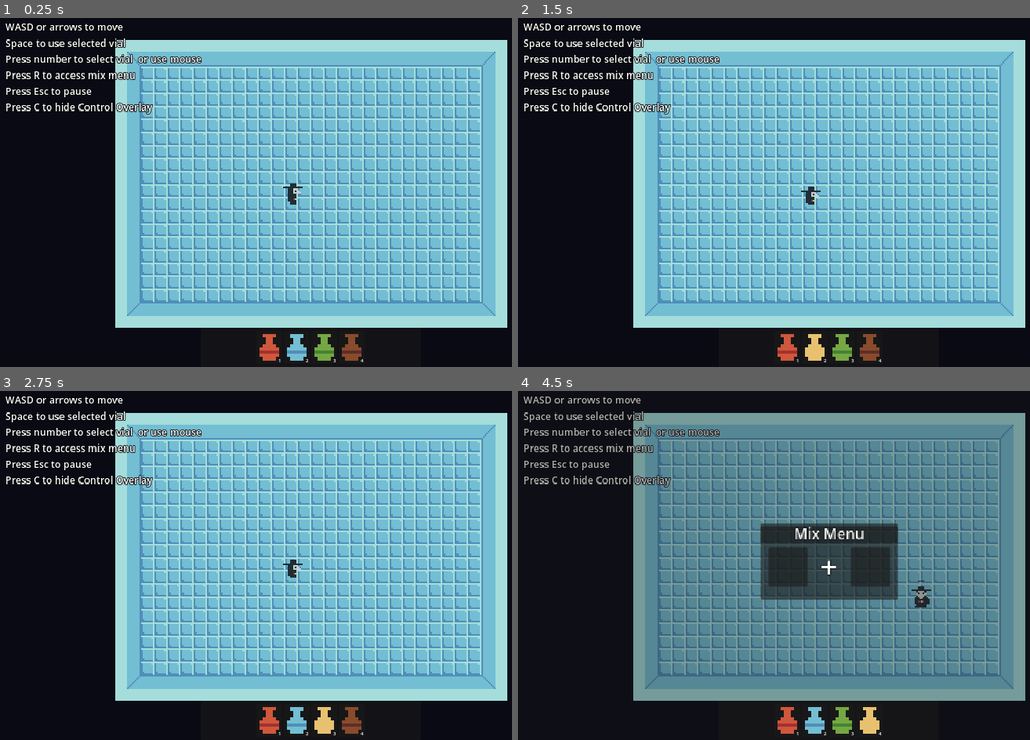
Above: before the commit, frames 1-4 (two rows, left to right).
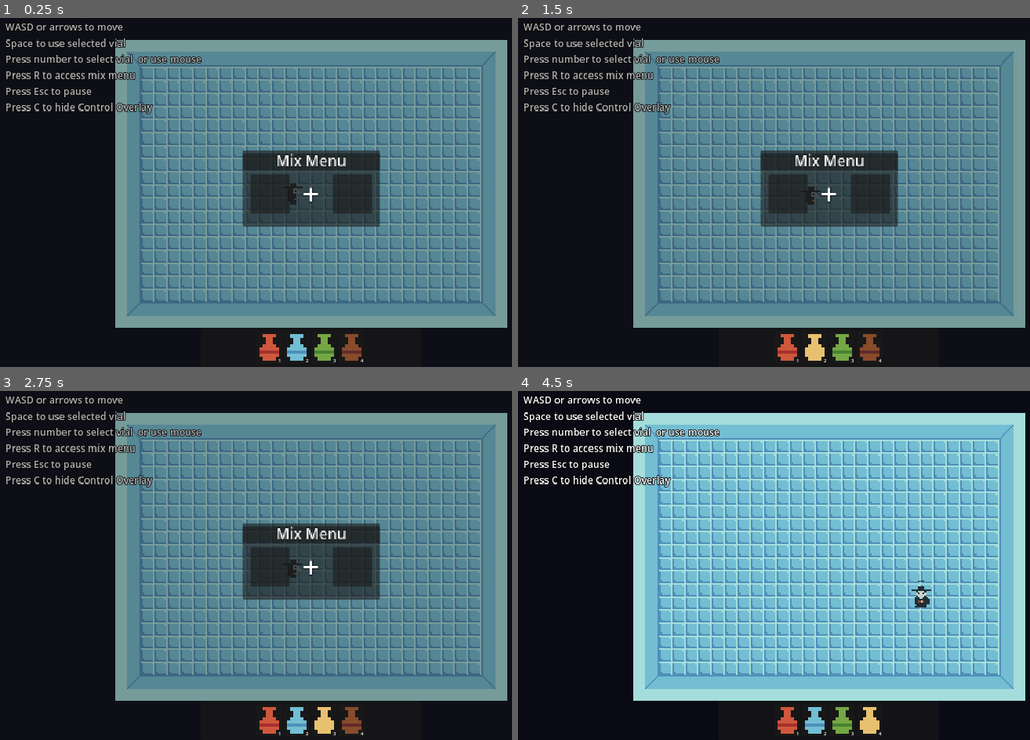
Above: after the commit, the same moments.

Repository: brokenskygames/pirate_jam_15
Game: Godot game, scene res://rooms/test_room_1.tscn
The game is run twice, just before and just after one commit, with the same random seed, the same clock (stepped at 60 frames per second) and the same inputs.
Inputs:
- Up to frame 1 (0.25 s): no input
- Up to frame 2 (1.5 s): click "1" at 0.5 s; click "2" at 1.25 s
- Up to frame 3 (2.75 s): click "3" at 2 s
- Up to frame 4 (4.5 s): click "4" at 2.75 s; tap R (open_mix_menu) at 3.5 s; hold Right (ui_right) 3.53-4.28 s; hold C (control_overlay) 3.53-4.28 s; hold Down (ui_down) from 4.28 s (still down); tap C (control_overlay) at 4.35 s

The runs differ from the first frame. In frame 1, 64% of the frame differs, in the area x 1-100%, y 1-89%; in frame 2, 64%; in frame 3, 64%; in frame 4, 64%.

Commit message:
Updated Master Mix Menu

Diff:
--- a/UI/HUD/hud.tscn
+++ b/UI/HUD/hud.tscn
@@ -1,13 +1,13 @@
 [gd_scene load_steps=9 format=3 uid="uid://477gakkela1w"]
 
 [ext_resource type="Script" path="res://UI/HUD/hud.gd" id="1_6av76"]
-[ext_resource type="Texture2D" uid="uid://dus5aya120jhq" path="res://assets/art/items/vial.png" id="1_f4ua7"]
 [ext_resource type="Texture2D" uid="uid://bdu18v3lprylu" path="res://assets/art/items/via_pressed.png" id="2_ovml3"]
 [ext_resource type="Texture2D" uid="uid://bocvyqunbm3v6" path="res://assets/art/items/red_vial.png" id="2_rqvgt"]
 [ext_resource type="Texture2D" uid="uid://dp6v4hfwa7e3u" path="res://assets/art/items/vial_hover.png" id="3_l0t3w"]
 [ext_resource type="Texture2D" uid="uid://c0xv1o06cev0t" path="res://assets/art/items/blue_vial.png" id="5_tmcuc"]
 [ext_resource type="Texture2D" uid="uid://dnhnh5xvnwvav" path="res://assets/art/items/green_vial.png" id="6_rgrq4"]
 [ext_resource type="Texture2D" uid="uid://xyn6iwn6pqu8" path="res://assets/art/items/brown_vial.png" id="7_sux4n"]
+[ext_resource type="Texture2D" uid="uid://clo6706pa3mgw" path="res://assets/art/items/purple_vial.png" id="8_1cbnb"]
 
 [node name="HUD" type="CanvasLayer"]
 layer = 10
@@ -181,14 +181,13 @@
 
 [node name="VialSelect5" type="TextureButton" parent="Panel/MarginContainer/HBoxContainer/VialPanel5"]
 unique_name_in_owner = true
-self_modulate = Color(0.485029, 0.198574, 0.725418, 1)
-layout_mode = 1
-anchors_preset = 15
-anchor_right = 1.0
-anchor_bottom = 1.0
-grow_horizontal = 2
-grow_vertical = 2
-texture_normal = ExtResource("1_f4ua7")
+layout_mode = 1
+anchors_preset = 15
+anchor_right = 1.0
+anchor_bottom = 1.0
+grow_horizontal = 2
+grow_vertical = 2
+texture_normal = ExtResource("8_1cbnb")
 texture_pressed = ExtResource("2_ovml3")
 texture_hover = ExtResource("3_l0t3w")
 stretch_mode = 5
--- /dev/null
+++ b/UI/menus/master_mix_menu.tscn
@@ -0,0 +1,194 @@
+[gd_scene load_steps=9 format=3 uid="uid://bd6d45p0xg8q7"]
+
+[ext_resource type="Texture2D" uid="uid://bocvyqunbm3v6" path="res://assets/art/items/red_vial.png" id="1_8tvtm"]
+[ext_resource type="Texture2D" uid="uid://bdu18v3lprylu" path="res://assets/art/items/via_pressed.png" id="2_f1vam"]
+[ext_resource type="Texture2D" uid="uid://dnhnh5xvnwvav" path="res://assets/art/items/green_vial.png" id="2_ngwvq"]
+[ext_resource type="Texture2D" uid="uid://xyn6iwn6pqu8" path="res://assets/art/items/brown_vial.png" id="3_8tyt1"]
+[ext_resource type="Texture2D" uid="uid://dp6v4hfwa7e3u" path="res://assets/art/items/vial_hover.png" id="3_e8yry"]
+[ext_resource type="Texture2D" uid="uid://c0xv1o06cev0t" path="res://assets/art/items/blue_vial.png" id="4_tb5sj"]
+
+[sub_resource type="LabelSettings" id="LabelSettings_a8thm"]
+font_size = 30
+outline_size = 6
+outline_color = Color(0, 0, 0, 1)
+
+[sub_resource type="LabelSettings" id="LabelSettings_typuu"]
+font_size = 60
+outline_size = 4
+outline_color = Color(0, 0, 0, 1)
+
+[node name="MasterMixMenu" type="CanvasLayer"]
+
+[node name="BackgroundPanel" type="Panel" parent="."]
+self_modulate = Color(1, 1, 1, 0.513726)
+anchors_preset = 15
+anchor_right = 1.0
+anchor_bottom = 1.0
+grow_horizontal = 2
+grow_vertical = 2
+
+[node name="CenterContainer" type="CenterContainer" parent="BackgroundPanel"]
+layout_mode = 1
+anchors_preset = 15
+anchor_right = 1.0
+anchor_bottom = 1.0
+offset_right = -641.0
+offset_bottom = -362.0
+grow_horizontal = 2
+grow_vertical = 2
+scale = Vector2(1.5, 1.5)
+
+[node name="Panel" type="Panel" parent="BackgroundPanel/CenterContainer"]
+custom_minimum_size = Vector2(400, 330)
+layout_mode = 2
+
+[node name="CenterContainer" type="CenterContainer" parent="BackgroundPanel/CenterContainer/Panel"]
+layout_mode = 1
+anchors_preset = 15
+anchor_right = 1.0
+anchor_bottom = 1.0
+grow_horizontal = 2
+grow_vertical = 2
+
+[node name="VBoxContainer" type="VBoxContainer" parent="BackgroundPanel/CenterContainer/Panel/CenterContainer"]
+layout_mode = 2
+theme_override_constants/separation = 10
+
+[node name="Panel" type="Panel" parent="BackgroundPanel/CenterContainer/Panel/CenterContainer/VBoxContainer"]
+custom_minimum_size = Vector2(0, 50)
+layout_mode = 2
+
+[node name="Label" type="Label" parent="BackgroundPanel/CenterContainer/Panel/CenterContainer/VBoxContainer/Panel"]
+layout_mode = 1
+anchors_preset = 15
+anchor_right = 1.0
+anchor_bottom = 1.0
+grow_horizontal = 2
+grow_vertical = 2
+text = "Master Mixer"
+label_settings = SubResource("LabelSettings_a8thm")
+horizontal_alignment = 1
+vertical_alignment = 1
+
+[node name="GridContainer" type="GridContainer" parent="BackgroundPanel/CenterContainer/Panel/CenterContainer/VBoxContainer"]
+layout_mode = 2
+columns = 3
+
+[node name="EmptySpace1" type="Panel" parent="BackgroundPanel/CenterContainer/Panel/CenterContainer/VBoxContainer/GridContainer"]
+self_modulate = Color(1, 1, 1, 0)
+custom_minimum_size = Vector2(80, 80)
+layout_mode = 2
+size_flags_horizontal = 4
+size_flags_vertical = 4
+
+[node name="Panel1" type="Panel" parent="BackgroundPanel/CenterContainer/Panel/CenterContainer/VBoxContainer/GridContainer"]
+custom_minimum_size = Vector2(80, 80)
+layout_mode = 2
+size_flags_horizontal = 4
+size_flags_vertical = 4
+
+[node name="FireVial" type="TextureButton" parent="BackgroundPanel/CenterContainer/Panel/CenterContainer/VBoxContainer/GridContainer/Panel1"]
+layout_mode = 1
+anchors_preset = 15
+anchor_right = 1.0
+anchor_bottom = 1.0
+grow_horizontal = 2
+grow_vertical = 2
+texture_normal = ExtResource("1_8tvtm")
+texture_pressed = ExtResource("2_f1vam")
+texture_hover = ExtResource("3_e8yry")
+stretch_mode = 0
+
+[node name="EmptySpace2" type="Panel" parent="BackgroundPanel/CenterContainer/Panel/CenterContainer/VBoxContainer/GridContainer"]
+self_modulate = Color(1, 1, 1, 0)
+custom_minimum_size = Vector2(80, 80)
+layout_mode = 2
+size_flags_horizontal = 4
+size_flags_vertical = 4
+
+[node name="Panel2" type="Panel" parent="BackgroundPanel/CenterContainer/Panel/CenterContainer/VBoxContainer/GridContainer"]
+custom_minimum_size = Vector2(80, 80)
+layout_mode = 2
+size_flags_horizontal = 4
+size_flags_vertical = 4
+
+[node name="AirVal" type="TextureButton" parent="BackgroundPanel/CenterContainer/Panel/CenterContainer/VBoxContainer/GridContainer/Panel2"]
+layout_mode = 1
+anchors_preset = 15
+anchor_right = 1.0
+anchor_bottom = 1.0
+grow_horizontal = 2
+grow_vertical = 2
+texture_normal = ExtResource("2_ngwvq")
+texture_pressed = ExtResource("2_f1vam")
+texture_hover = ExtResource("3_e8yry")
+stretch_mode = 0
+
+[node name="PlusMark" type="Panel" parent="BackgroundPanel/CenterContainer/Panel/CenterContainer/VBoxContainer/GridContainer"]
+self_modulate = Color(1, 1, 1, 0)
+custom_minimum_size = Vector2(80, 80)
+layout_mode = 2
+size_flags_horizontal = 4
+size_flags_vertical = 4
+
+[node name="Label" type="Label" parent="BackgroundPanel/CenterContainer/Panel/CenterContainer/VBoxContainer/GridContainer/PlusMark"]
+layout_mode = 1
+anchors_preset = 15
+anchor_right = 1.0
+anchor_bottom = 1.0
+grow_horizontal = 2
+grow_vertical = 2
+text = "+"
+label_settings = SubResource("LabelSettings_typuu")
+horizontal_alignment = 1
+vertical_alignment = 1
+
+[node name="Panel3" type="Panel" parent="BackgroundPanel/CenterContainer/Panel/CenterContainer/VBoxContainer/GridContainer"]
+custom_minimum_size = Vector2(80, 80)
+layout_mode = 2
+size_flags_horizontal = 4
+size_flags_vertical = 4
+
+[node name="EarthVial" type="TextureButton" parent="BackgroundPanel/CenterContainer/Panel/CenterContainer/VBoxContainer/GridContainer/Panel3"]
+layout_mode = 1
+anchors_preset = 15
+anchor_right = 1.0
+anchor_bottom = 1.0
+grow_horizontal = 2
+grow_vertical = 2
+texture_normal = ExtResource("3_8tyt1")
+texture_pressed = ExtResource("2_f1vam")
+texture_hover = ExtResource("3_e8yry")
+stretch_mode = 0
+
+[node name="EmptySpace4" type="Panel" parent="BackgroundPanel/CenterContainer/Panel/CenterContainer/VBoxContainer/GridContainer"]
+self_modulate = Color(1, 1, 1, 0)
+custom_minimum_size = Vector2(80, 80)
+layout_mode = 2
+size_flags_horizontal = 4
+size_flags_vertical = 4
+
+[node name="Panel4" type="Panel" parent="BackgroundPanel/CenterContainer/Panel/CenterContainer/VBoxContainer/GridContainer"]
+custom_minimum_size = Vector2(80, 80)
+layout_mode = 2
+size_flags_horizontal = 4
+size_flags_vertical = 4
+
+[node name="WaterVial" type="TextureButton" parent="BackgroundPanel/CenterContainer/Panel/CenterContainer/VBoxContainer/GridContainer/Panel4"]
+layout_mode = 1
+anchors_preset = 15
+anchor_right = 1.0
+anchor_bottom = 1.0
+grow_horizontal = 2
+grow_vertical = 2
+texture_normal = ExtResource("4_tb5sj")
+texture_pressed = ExtResource("2_f1vam")
+texture_hover = ExtResource("3_e8yry")
+stretch_mode = 0
+
+[node name="EmptySpace5" type="Panel" parent="BackgroundPanel/CenterContainer/Panel/CenterContainer/VBoxContainer/GridContainer"]
+self_modulate = Color(1, 1, 1, 0)
+custom_minimum_size = Vector2(80, 80)
+layout_mode = 2
+size_flags_horizontal = 4
+size_flags_vertical = 4
--- a/UI/menus/mix_menu.tscn
+++ b/UI/menus/mix_menu.tscn
@@ -14,7 +14,6 @@
 
 [node name="MixMenu" type="CanvasLayer"]
 process_mode = 1
-visible = false
 script = ExtResource("1_hff7h")
 
 [node name="Background" type="Panel" parent="."]
--- a/UI/menus/vial_menu.tscn
+++ /dev/null
@@ -1,151 +0,0 @@
-[gd_scene load_steps=3 format=3 uid="uid://dlul2vo55807s"]
-
-[ext_resource type="Texture2D" uid="uid://dus5aya120jhq" path="res://assets/art/items/vial.png" id="1_ed71f"]
-
-[sub_resource type="LabelSettings" id="LabelSettings_typuu"]
-font_size = 60
-outline_size = 4
-outline_color = Color(0, 0, 0, 1)
-
-[node name="VialMenu" type="CanvasLayer"]
-
-[node name="CenterContainer" type="CenterContainer" parent="."]
-anchors_preset = 15
-anchor_right = 1.0
-anchor_bottom = 1.0
-offset_right = 320.0
-offset_bottom = 176.0
-grow_horizontal = 2
-grow_vertical = 2
-scale = Vector2(0.5, 0.5)
-
-[node name="Panel" type="Panel" parent="CenterContainer"]
-custom_minimum_size = Vector2(260, 260)
-layout_mode = 2
-
-[node name="CenterContainer" type="CenterContainer" parent="CenterContainer/Panel"]
-layout_mode = 1
-anchors_preset = 15
-anchor_right = 1.0
-anchor_bottom = 1.0
-grow_horizontal = 2
-grow_vertical = 2
-
-[node name="GridContainer" type="GridContainer" parent="CenterContainer/Panel/CenterContainer"]
-layout_mode = 2
-columns = 3
-
-[node name="EmptySpace1" type="Panel" parent="CenterContainer/Panel/CenterContainer/GridContainer"]
-self_modulate = Color(1, 1, 1, 0)
-custom_minimum_size = Vector2(80, 80)
-layout_mode = 2
-size_flags_horizontal = 4
-size_flags_vertical = 4
-
-[node name="Panel1" type="Panel" parent="CenterContainer/Panel/CenterContainer/GridContainer"]
-custom_minimum_size = Vector2(80, 80)
-layout_mode = 2
-size_flags_horizontal = 4
-size_flags_vertical = 4
-
-[node name="FireVial" type="TextureButton" parent="CenterContainer/Panel/CenterContainer/GridContainer/Panel1"]
-modulate = Color(1, 0.133333, 0, 1)
-layout_mode = 1
-anchors_preset = 15
-anchor_right = 1.0
-anchor_bottom = 1.0
-grow_horizontal = 2
-grow_vertical = 2
-texture_normal = ExtResource("1_ed71f")
-stretch_mode = 0
-
-[node name="EmptySpace2" type="Panel" parent="CenterContainer/Panel/CenterContainer/GridContainer"]
-self_modulate = Color(1, 1, 1, 0)
-custom_minimum_size = Vector2(80, 80)
-layout_mode = 2
-size_flags_horizontal = 4
-size_flags_vertical = 4
-
-[node name="Panel2" type="Panel" parent="CenterContainer/Panel/CenterContainer/GridContainer"]
-custom_minimum_size = Vector2(80, 80)
-layout_mode = 2
-size_flags_horizontal = 4
-size_flags_vertical = 4
-
-[node name="AirVal" type="TextureButton" parent="CenterContainer/Panel/CenterContainer/GridContainer/Panel2"]
-modulate = Color(0.373475, 0.755144, 0.454405, 1)
-layout_mode = 1
-anchors_preset = 15
-anchor_right = 1.0
-anchor_bottom = 1.0
-grow_horizontal = 2
-grow_vertical = 2
-texture_normal = ExtResource("1_ed71f")
-stretch_mode = 0
-
-[node name="PlusMark" type="Panel" parent="CenterContainer/Panel/CenterContainer/GridContainer"]
-self_modulate = Color(1, 1, 1, 0)
-custom_minimum_size = Vector2(80, 80)
-layout_mode = 2
-size_flags_horizontal = 4
-size_flags_vertical = 4
-
-[node name="Label" type="Label" parent="CenterContainer/Panel/CenterContainer/GridContainer/PlusMark"]
-layout_mode = 1
-anchors_preset = 15
-anchor_right = 1.0
-anchor_bottom = 1.0
-grow_horizontal = 2
-grow_vertical = 2
-text = "+"
-label_settings = SubResource("LabelSettings_typuu")
-horizontal_alignment = 1
-vertical_alignment = 1
-
-[node name="Panel3" type="Panel" parent="CenterContainer/Panel/CenterContainer/GridContainer"]
-custom_minimum_size = Vector2(80, 80)
-layout_mode = 2
-size_flags_horizontal = 4
-size_flags_vertical = 4
-
-[node name="EarthVial" type="TextureButton" parent="CenterContainer/Panel/CenterContainer/GridContainer/Panel3"]
-modulate = Color(0.6057, 0.261874, 0, 1)
-layout_mode = 1
-anchors_preset = 15
-anchor_right = 1.0
-anchor_bottom = 1.0
-grow_horizontal = 2
-grow_vertical = 2
-texture_normal = ExtResource("1_ed71f")
-stretch_mode = 0
-
-[node name="EmptySpace4" type="Panel" parent="CenterContainer/Panel/CenterContainer/GridContainer"]
-self_modulate = Color(1, 1, 1, 0)
-custom_minimum_size = Vector2(80, 80)
-layout_mode = 2
-size_flags_horizontal = 4
-size_flags_vertical = 4
-
-[node name="Panel4" type="Panel" parent="CenterContainer/Panel/CenterContainer/GridContainer"]
-custom_minimum_size = Vector2(80, 80)
-layout_mode = 2
-size_flags_horizontal = 4
-size_flags_vertical = 4
-
-[node name="WaterVial" type="TextureButton" parent="CenterContainer/Panel/CenterContainer/GridContainer/Panel4"]
-modulate = Color(0, 0.396078, 1, 1)
-layout_mode = 1
-anchors_preset = 15
-anchor_right = 1.0
-anchor_bottom = 1.0
-grow_horizontal = 2
-grow_vertical = 2
-texture_normal = ExtResource("1_ed71f")
-stretch_mode = 0
-
-[node name="EmptySpace5" type="Panel" parent="CenterContainer/Panel/CenterContainer/GridContainer"]
-self_modulate = Color(1, 1, 1, 0)
-custom_minimum_size = Vector2(80, 80)
-layout_mode = 2
-size_flags_horizontal = 4
-size_flags_vertical = 4
